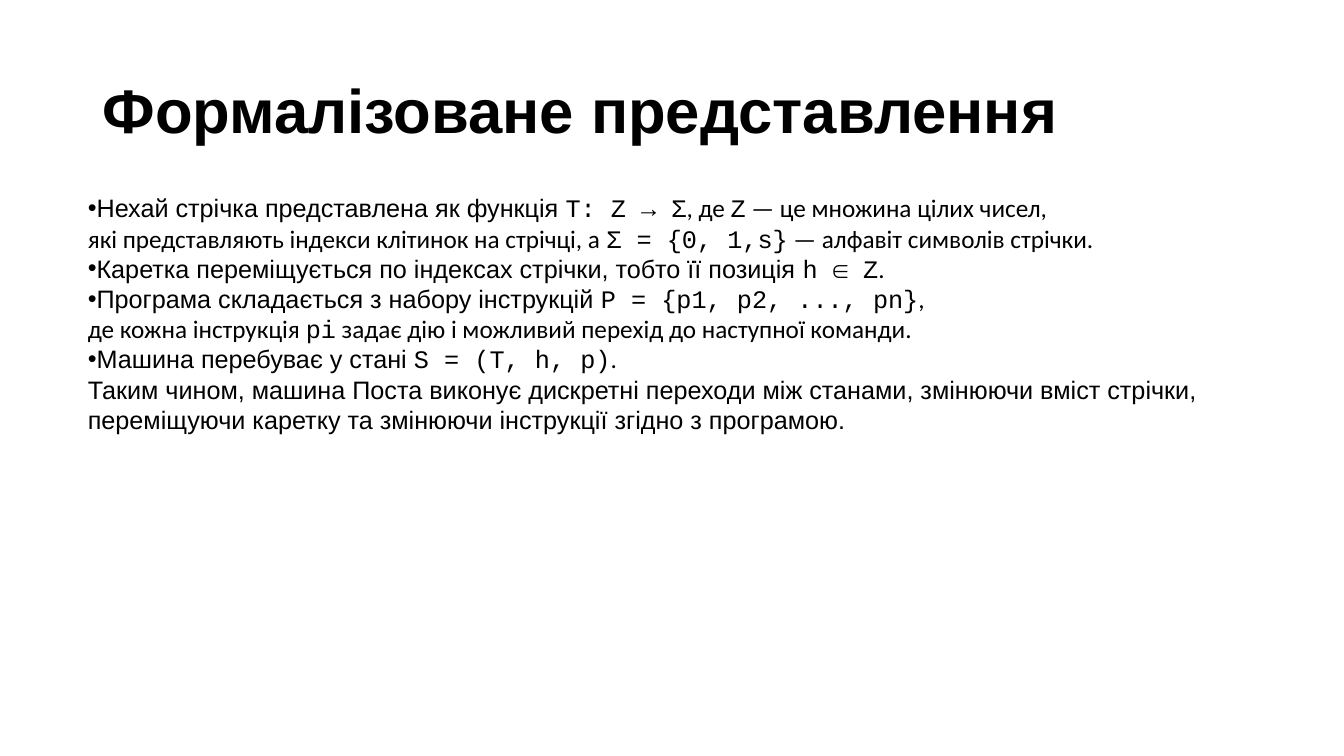
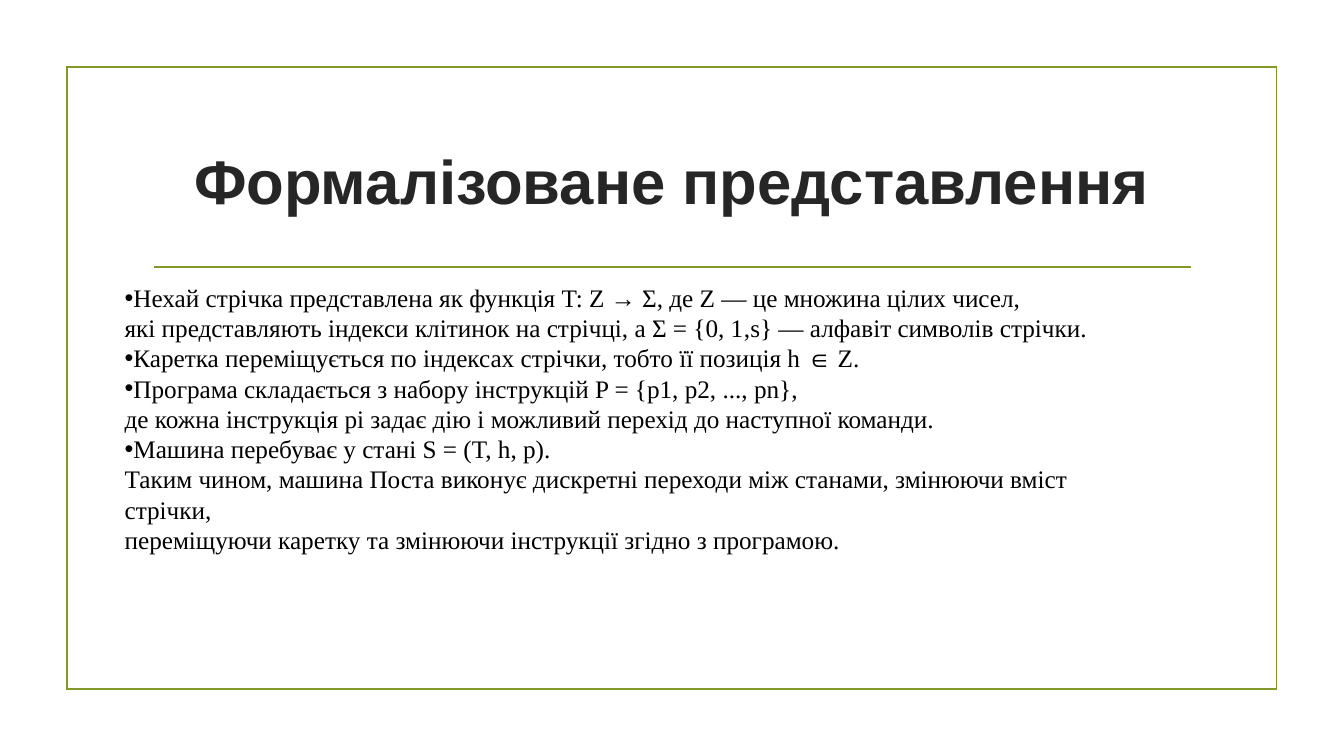
Before and after one commit to mecchmatProjects/Facultative, a slide deck: slide 12 of Lect0.pptx (slide 19 before the commit). Drawn at 1344x756 pixels with LibreOffice and Linux fonts; fonts in the diff are those of the drawing; background and template pictures are left out. Boxes give left, top, right and bottom in pixels: in the first picture for what was removed or moved away, otherwise in the second. Text is boxed around its words. In the diff, an @@ line names an element or a change of style, - is before the commit and + after.

Commit message:
lecture 0: style update

```diff
--- a/Lect0.pptx
+++ b/Lect0.pptx
@@ rectangle added at box(67, 68, 1276, 690), outline #83992A 1.25 pt @@
@@ title "Формалізоване представлення": place and size @@
-title "Формалізоване представлення" at box(102, 88, 1057, 145)
+title "Формалізоване представлення" at box(194, 159, 1149, 216)
@@ title "Формалізоване представлення" at box(194, 159, 1149, 216): text colour #000000 to #262626; alignment left to centre; line spacing 0.9 to 1 @@
@@ line added from (154, 267) to (1191, 267), #83992A 1.25 pt @@
@@ text "Нехай стрічка представлена як функція ...": place and size @@
-text "Нехай стрічка представлена як функція ..." at box(88, 198, 1196, 435)
+text "Нехай стрічка представлена як функція ..." at box(125, 289, 1087, 555)
@@ text "Нехай стрічка представлена як функція ..." at box(125, 289, 1087, 555): font Arial to Times New Roman in "Нехай стрічка представлена як функція", "Каретка переміщується по індексах стрічки, тобто її ...", "Програма складається з набору інструкцій", "Машина перебуває у стані" and 2 more places; font Courier New to Times New Roman in "T: Z → Σ, Z", "Σ = {0, 1,s}", "h ∈ Z.", "P = {p1, p2, ..., pn}," and 2 more places; font Calibri to Times New Roman in "Σ, де — це множина цілих чисел,", "які представляють індекси клітинок на стрічці, а ...", "Z.", "pn}," and 2 more places @@
```
Also in this commit, not shown: 29 other slides changed.
